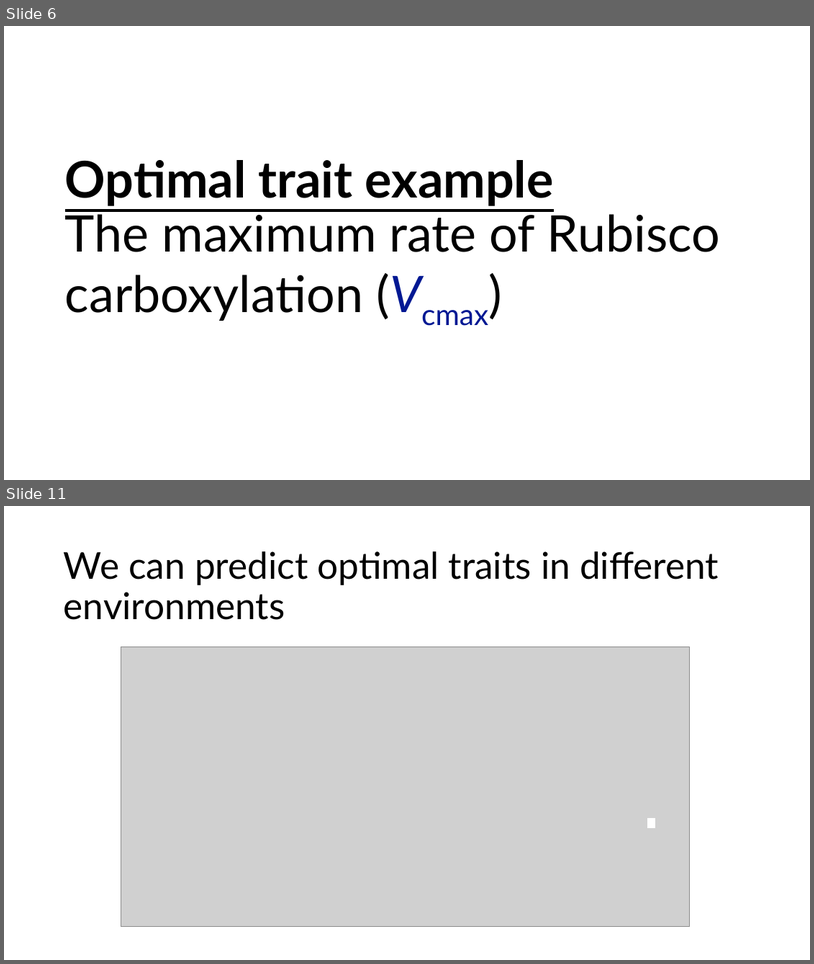
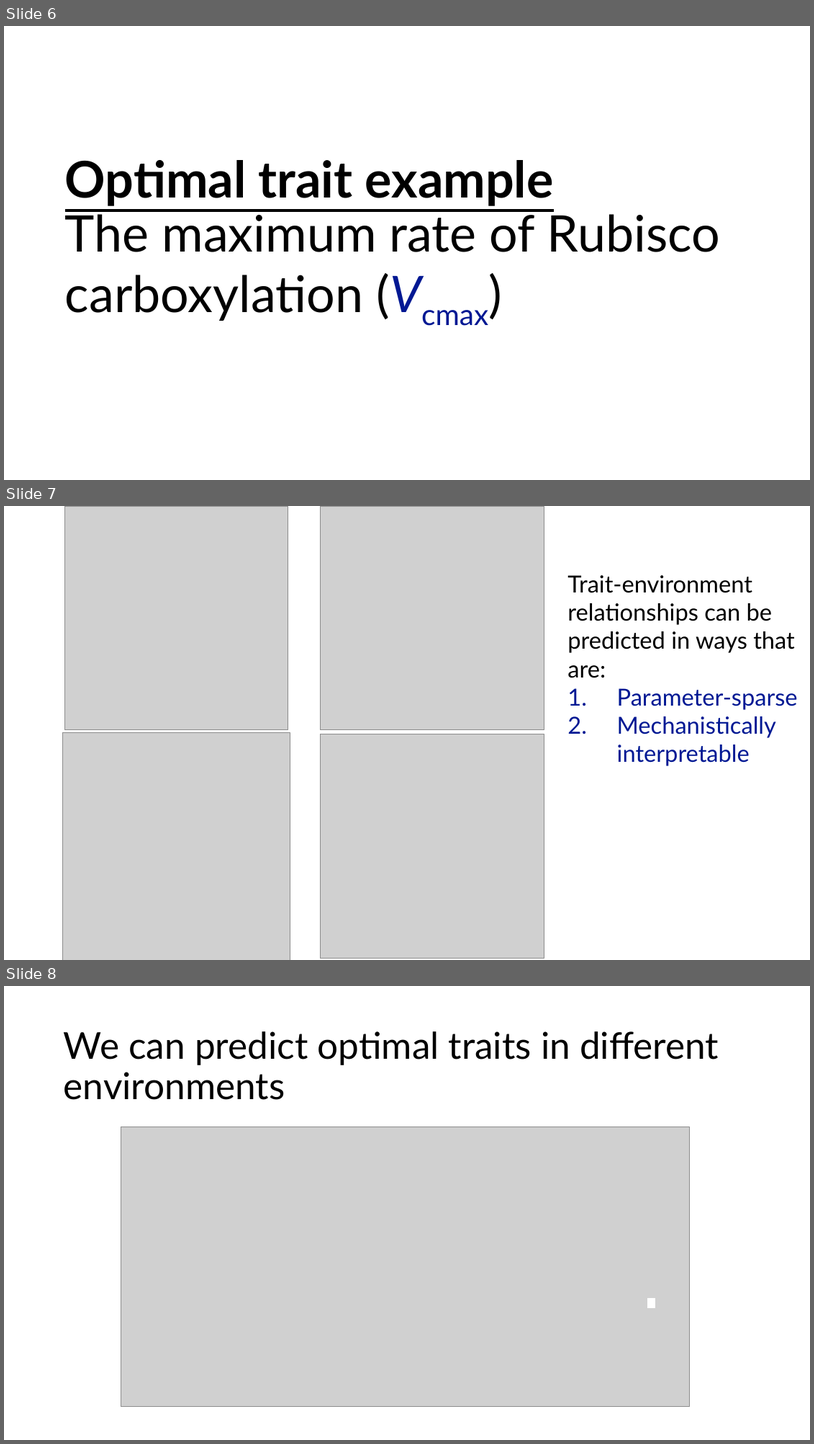
Before and after one commit to SmithEcophysLab/egu_2026, a slide deck: src/egu2026_optphoto_smith.pptx. Shown one above the other, each under a label of ours: slides 6 and 11 before the commit, slides 6, 7 and 8 after it; the slides between them are not shown. The pictures are 814x964 and 814x1444 pixels, drawn with LibreOffice and Linux fonts; fonts in the diff are those of the drawing; grey boxes stand for pictures. Boxes give left, top, right and bottom in pixels: in the first picture for what was removed or moved away, otherwise in the second. Text is boxed around its words. In the diff, an @@ line names an element or a change of style, - is before the commit and + after.

```diff
--- a/src/egu2026_optphoto_smith.pptx
+++ b/src/egu2026_optphoto_smith.pptx
@@ slide 7 added at box(4, 506, 810, 960), background #FFFFFF @@
@@ picture added at box(64, 506, 288, 730) @@
@@ picture added at box(320, 506, 544, 730) @@
@@ text added at box(568, 575, 798, 766), 28 pt, text #000000 @@
+Trait-environment relationships can be predicted in ways that are:
+1. Parameter-sparse
+2. Mechanistically interpretable
@@ picture added at box(63, 733, 290, 960) @@
@@ picture added at box(320, 734, 544, 958) @@
@@ what was slide 11 is now slide 8 @@
```
Also in this commit, not shown: 12 slides changed, 1 other slide added, 5 slides removed, 1 other file.
